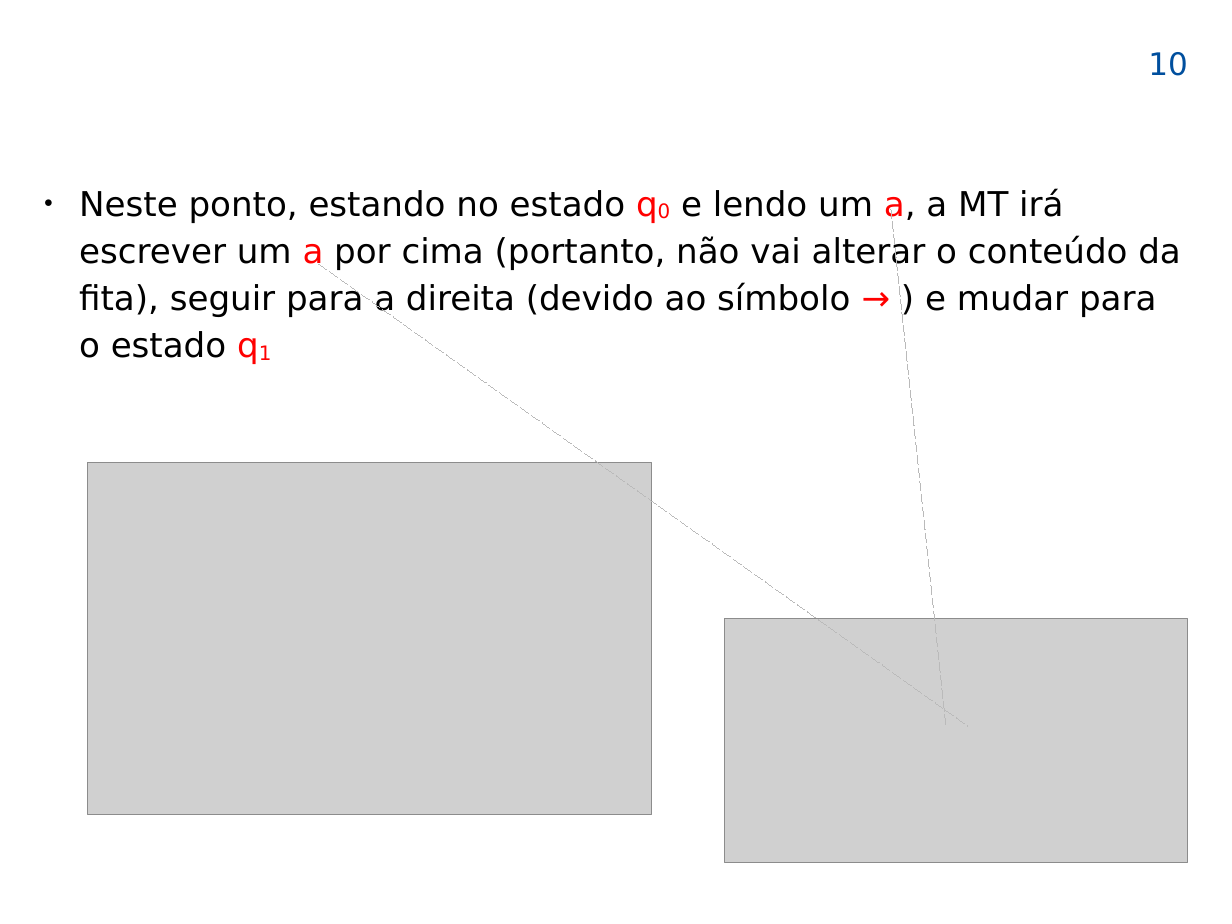
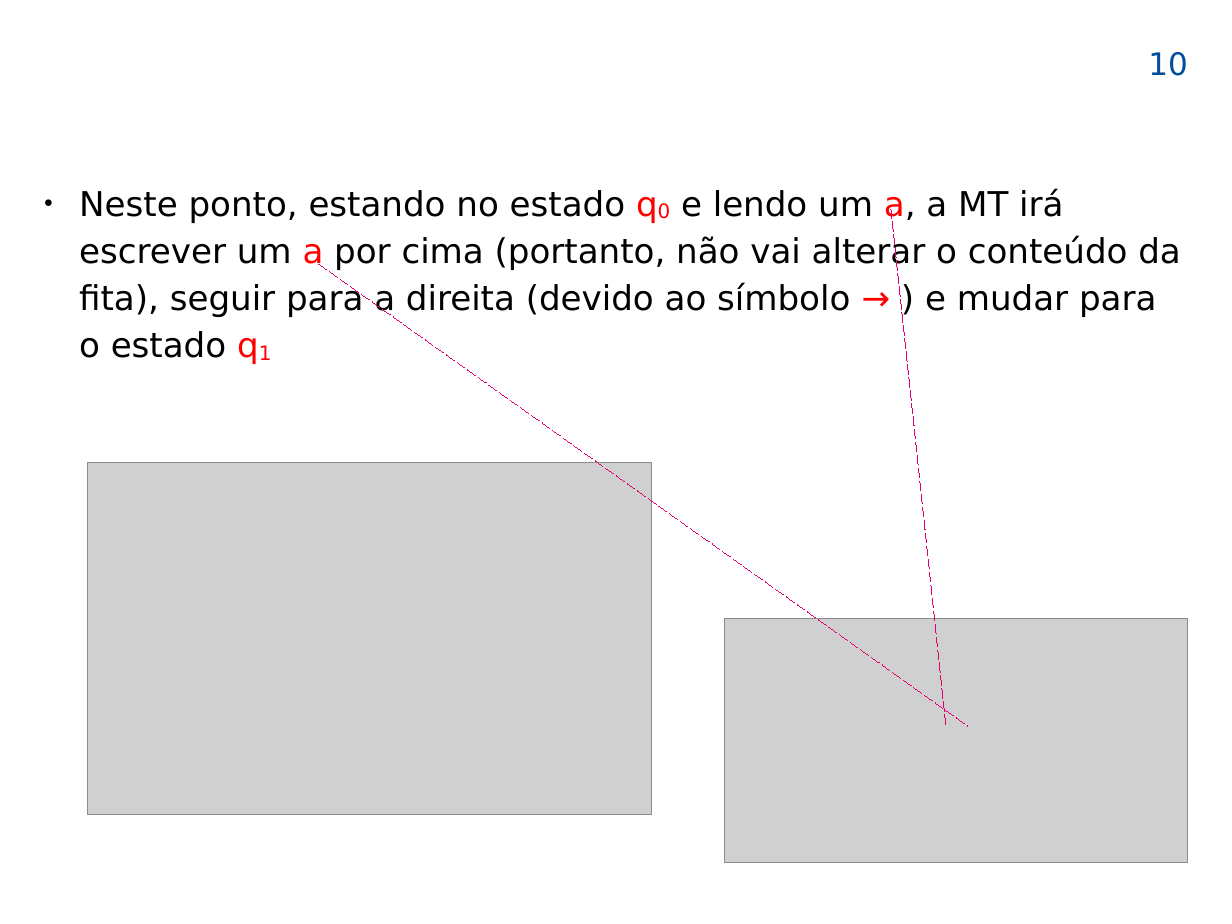
Before and after one commit to efurlanm/teaching, a slide deck: slide 10 of lfa/LFA-42-Turing_2025-05-21.odp. Drawn at 1232x924 pixels with LibreOffice and Linux fonts; fonts in the diff are those of the drawing; grey boxes stand for pictures; background and template pictures are left out. Boxes give left, top, right and bottom in pixels: in the first picture for what was removed or moved away, otherwise in the second. Text is boxed around its words. In the diff, an @@ line names an element or a change of style, - is before the commit and + after.

```diff
--- a/lfa/LFA-42-Turing_2025-05-21.odp
+++ b/lfa/LFA-42-Turing_2025-05-21.odp
@@ line (891, 209) - (946, 727): stroke #BABABA 0 pt dashed to #E40072 0 pt dashed @@
@@ line (319, 264) - (968, 727): stroke #BABABA 0 pt dashed to #E40072 0 pt dashed @@
```
Also in this commit, not shown: 11 other slides changed, 22 other files.
